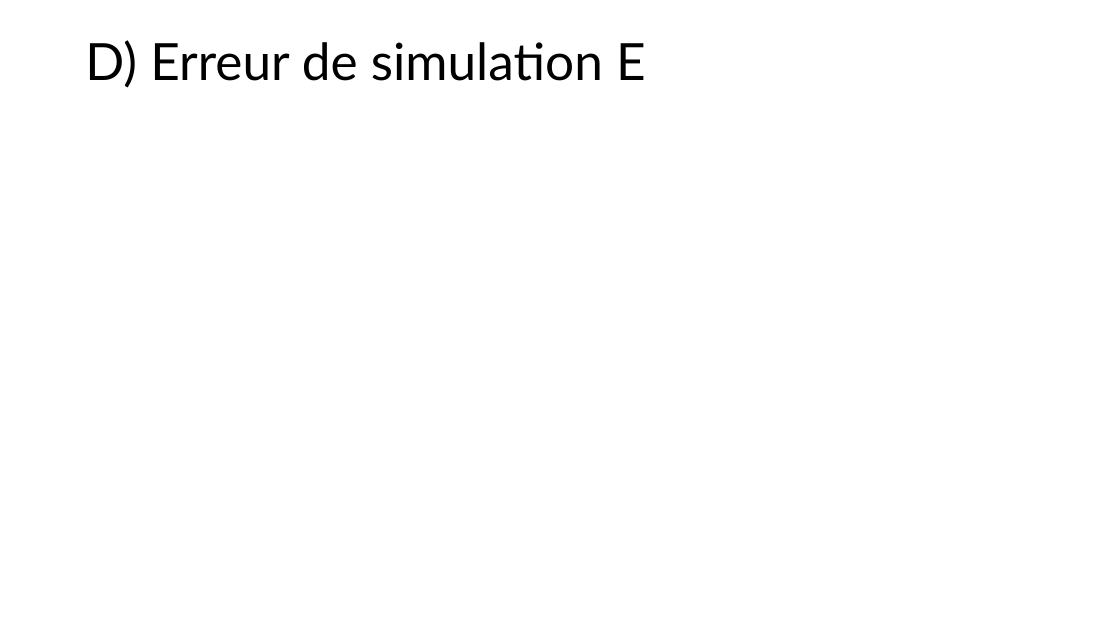
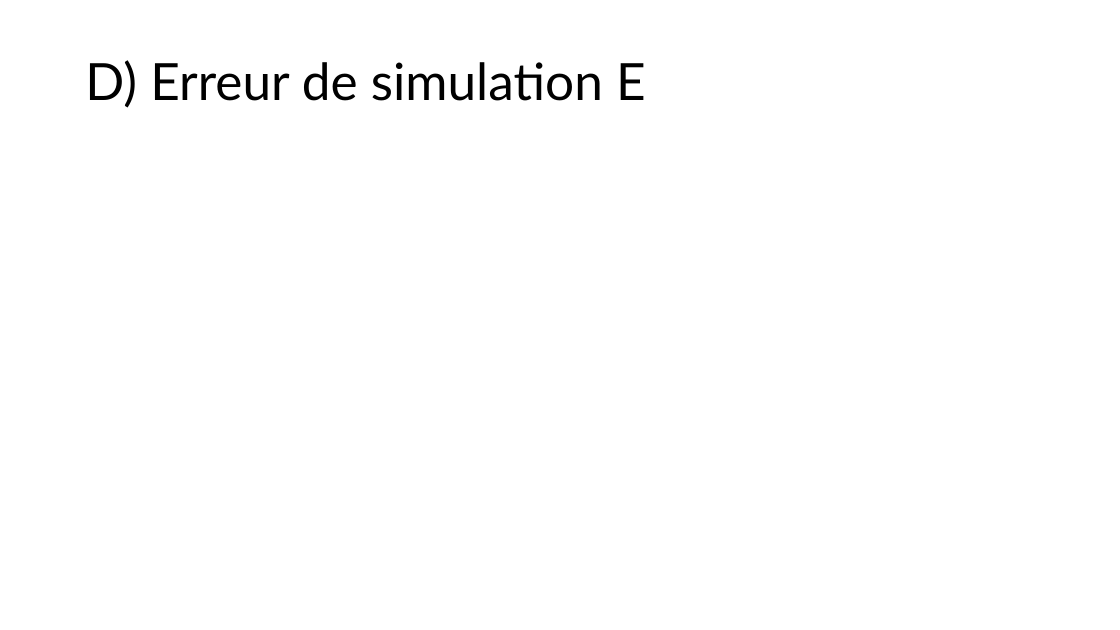
Before and after one commit to antoine-pt/MEC8211, a slide deck: slide 8 of MEC8211-Devoir3.pptx. Drawn at 1120x630 pixels with LibreOffice and Linux fonts; fonts in the diff are those of the drawing; grey boxes stand for pictures. Boxes give left, top, right and bottom in pixels: in the first picture for what was removed or moved away, otherwise in the second. Text is boxed around its words. In the diff, an @@ line names an element or a change of style, - is before the commit and + after.

```diff
--- a/MEC8211-Devoir3.pptx
+++ b/MEC8211-Devoir3.pptx
@@ title "D) Erreur de simulation E": place and size @@
-title "D) Erreur de simulation E" at bbox=[85, 40, 646, 88]
+title "D) Erreur de simulation E" at bbox=[85, 60, 646, 108]
```
Also in this commit, not shown: 1 other slide changed.
